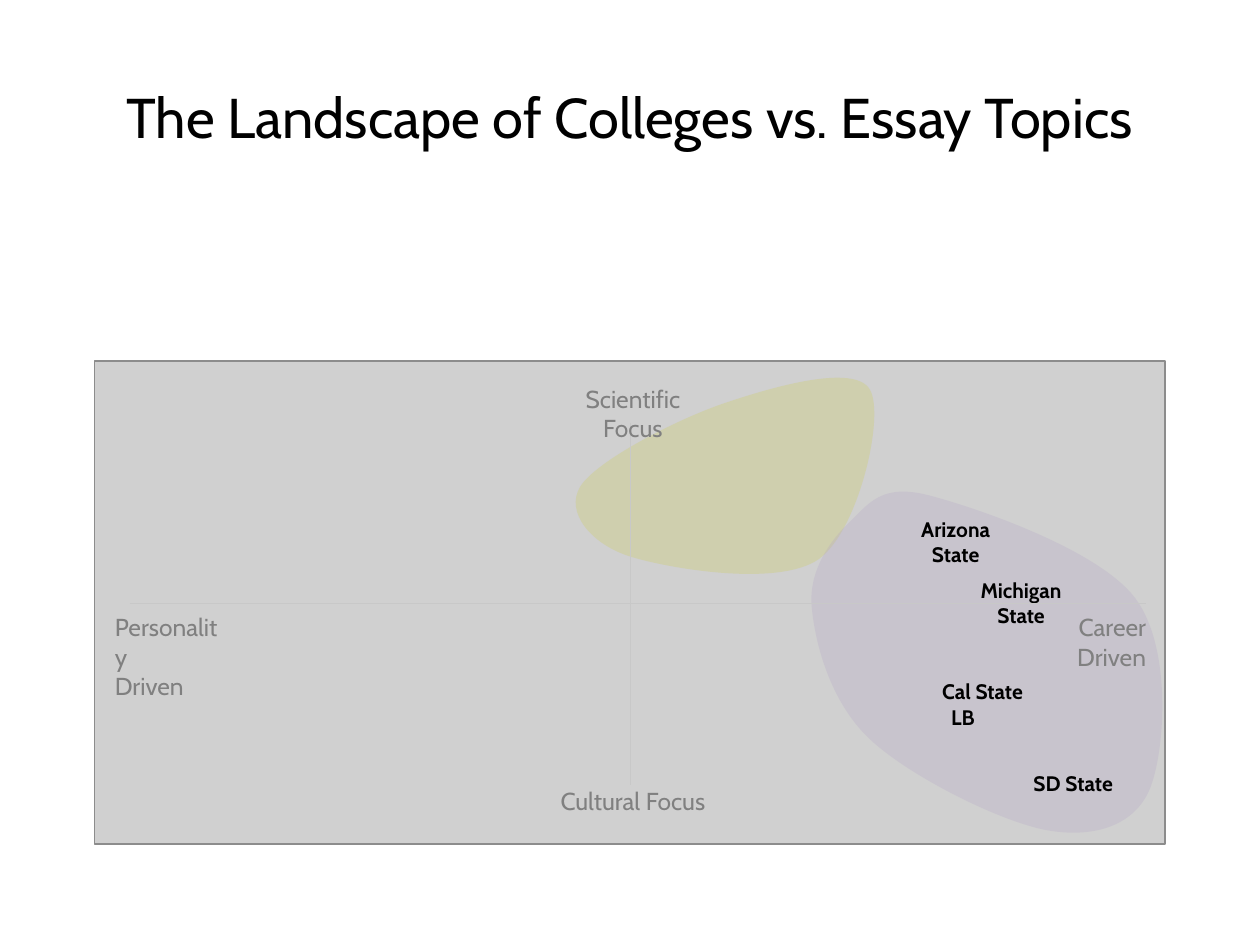
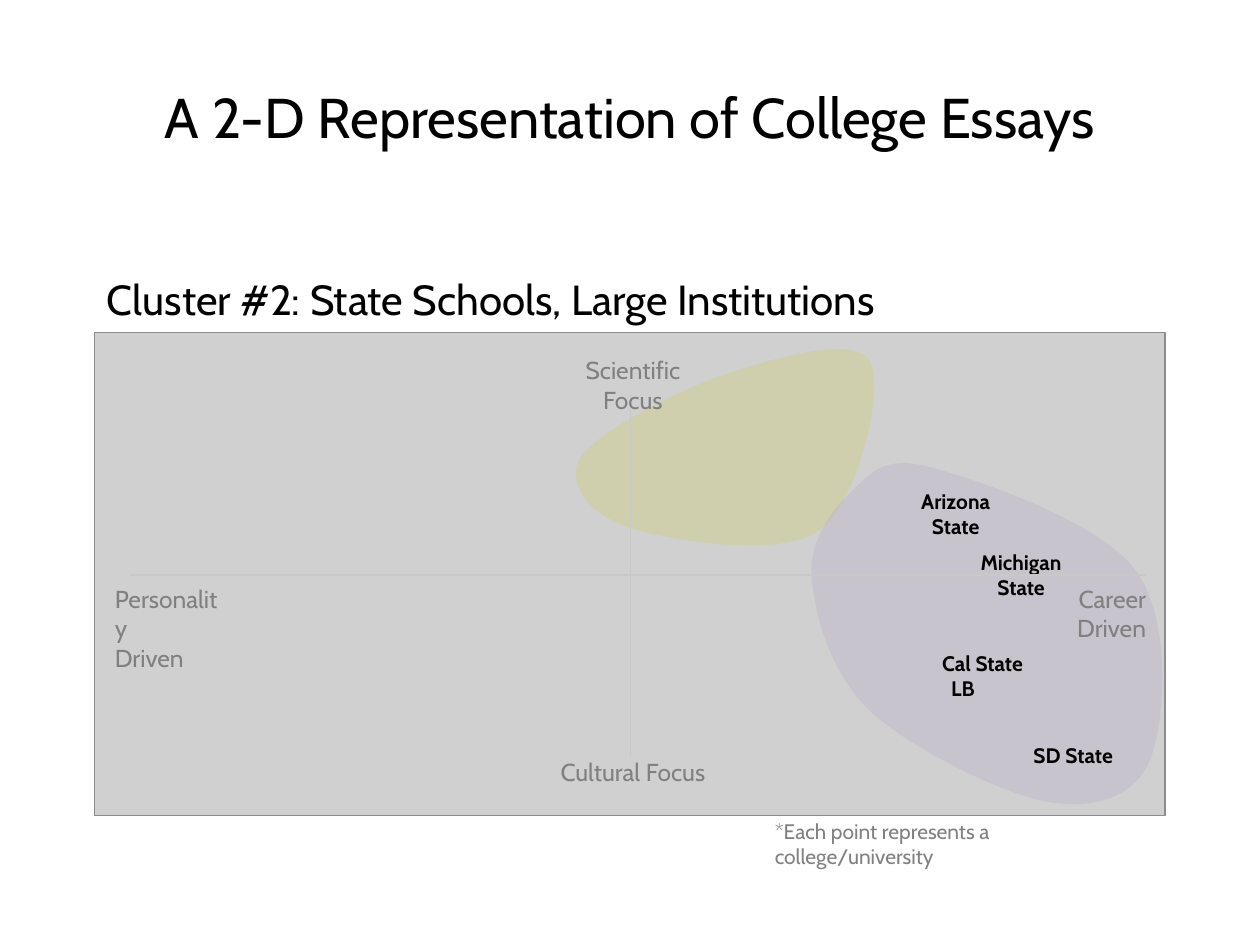
Before and after one commit to yungmsh/mining_the_common_app, a slide deck: slide 12 of presentation/MikeYung_Presentation_v1.pptx (slide 9 before the commit). Drawn at 1260x945 pixels with LibreOffice and Linux fonts; fonts in the diff are those of the drawing; grey boxes stand for pictures; background and template pictures are left out. Boxes give left, top, right and bottom in pixels: in the first picture for what was removed or moved away, otherwise in the second. Text is boxed around its words. In the diff, an @@ line names an element or a change of style, - is before the commit and + after.

```diff
--- a/presentation/MikeYung_Presentation_v1.pptx
+++ b/presentation/MikeYung_Presentation_v1.pptx
@@ title at [165,96,1094,151]: text changed @@
-The Landscape of Colleges vs. Essay Topics
+A 2-D Representation of College Essays
@@ text added at [107,283,874,325], 24 pt, text #000000 @@
+Cluster #2: State Schools, Large Institutions
@@ picture: place and size @@
-picture at [94,360,1166,843]
+picture at [94,333,1166,815]
@@ 8 texts, 2 lines, 1 freeform shape: place and size @@
-8 texts, 2 lines, 1 freeform shape at [115,378,1147,810]
+8 texts, 2 lines, 1 freeform shape at [115,349,1147,781]
@@ freeform shape: place and size @@
-freeform shape at [811,491,1163,833]
+freeform shape at [811,464,1163,805]
@@ text added at [775,823,989,869], 12 pt, text #808080 @@
+*Each point represents a college/university
```
Also in this commit, not shown: 10 other slides changed, 3 slides added, 1 slide removed, 5 other files.
